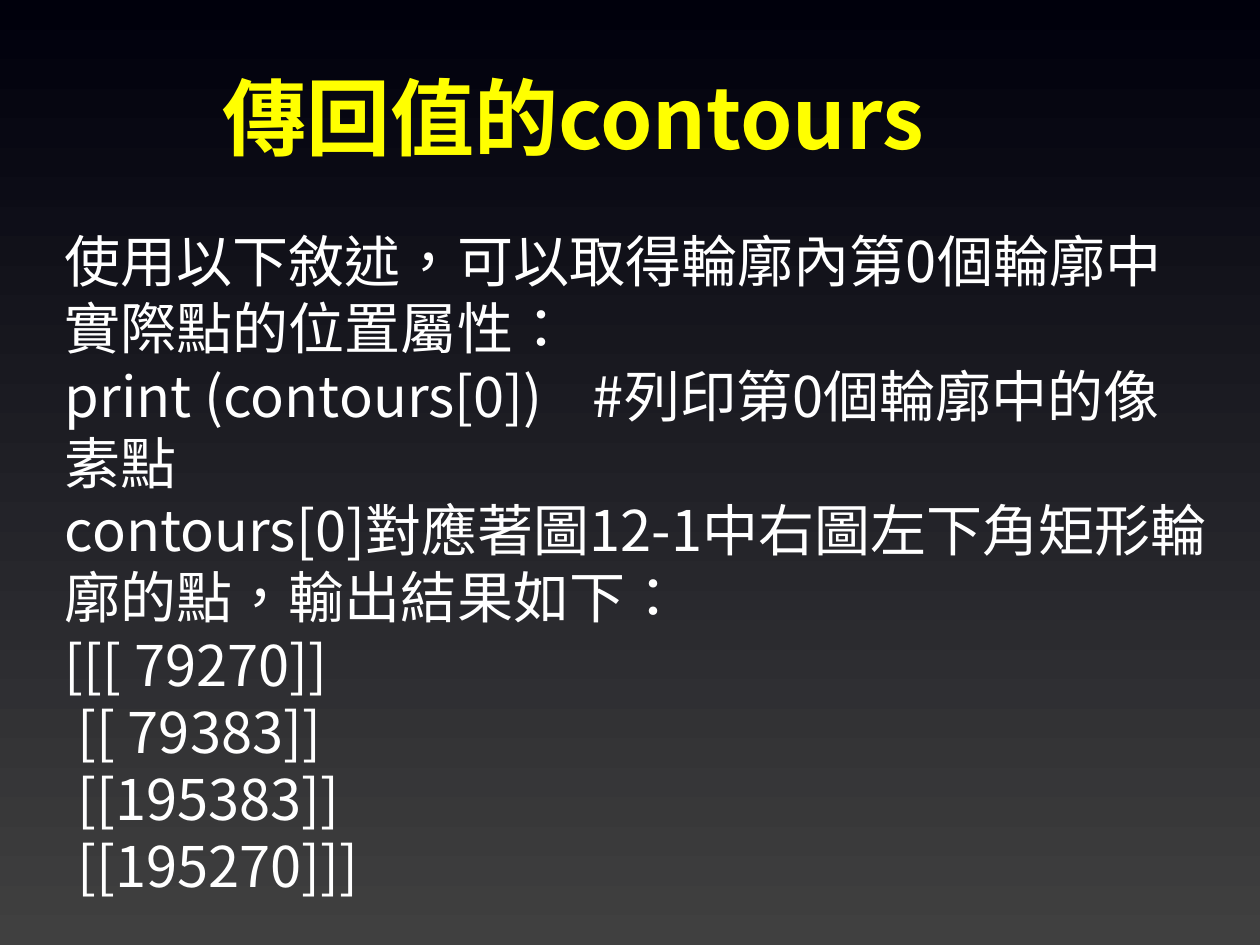
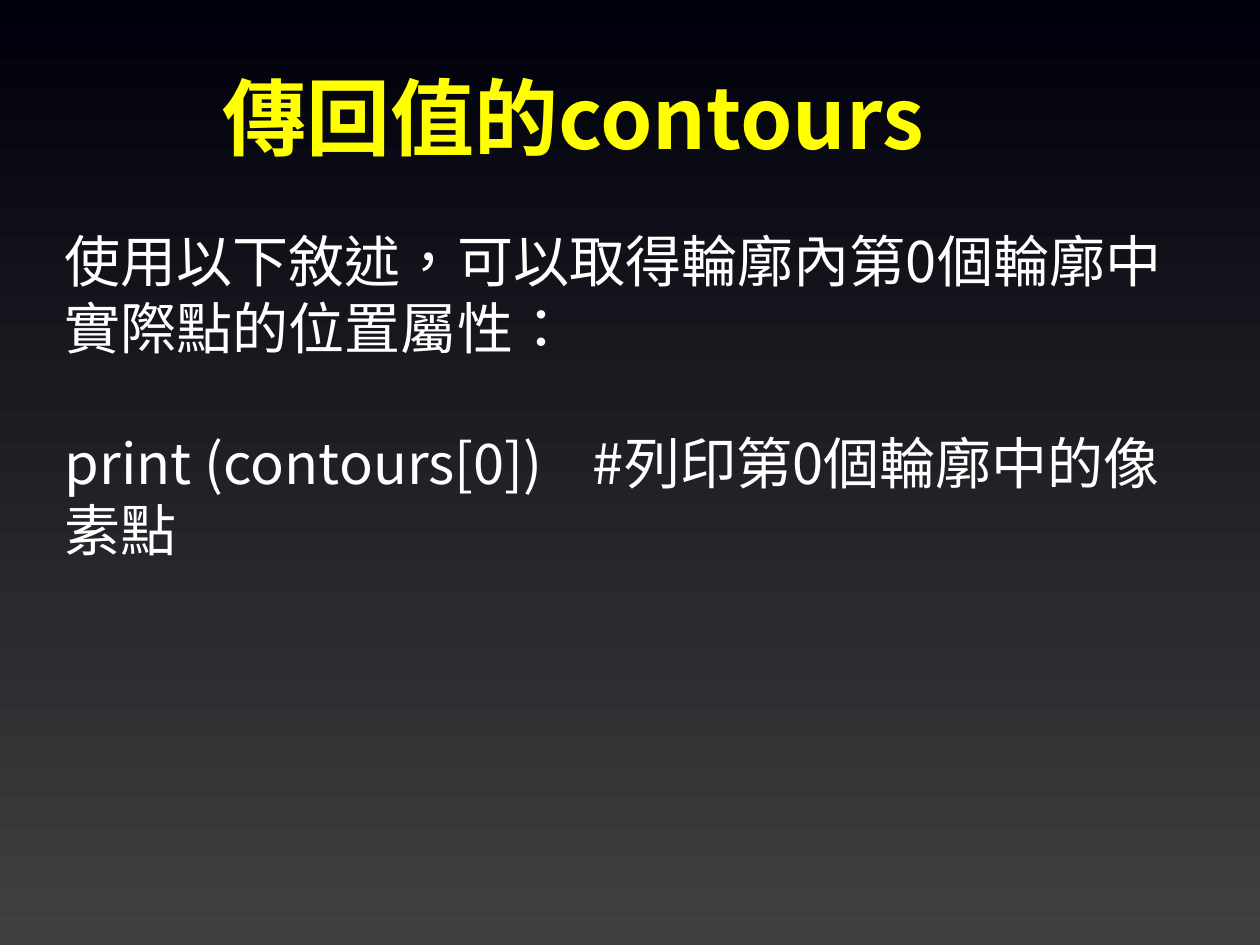
Before and after one commit to joshhu/must_opencv, a slide deck: slide 43 of Slides/05. OpenCV影像處理(進階).pptx. Drawn at 1260x945 pixels with LibreOffice and Linux fonts; fonts in the diff are those of the drawing. Boxes give left, top, right and bottom in pixels: in the first picture for what was removed or moved away, otherwise in the second. Text is boxed around its words. In the diff, an @@ line names an element or a change of style, - is before the commit and + after.

```diff
--- a/Slides/05. OpenCV影像處理(進階).pptx
+++ b/Slides/05. OpenCV影像處理(進階).pptx
@@ text at [65, 503, 1207, 897]: paragraphs removed @@
-contours[0]對應著圖12-1中右圖左下角矩形輪廓的點，輸出結果如下：
-[[[ 79270]]
-[[ 79383]]
-[[195383]]
-[[195270]]]
```
Also in this commit, not shown: 6 other slides changed, 2 other files.
